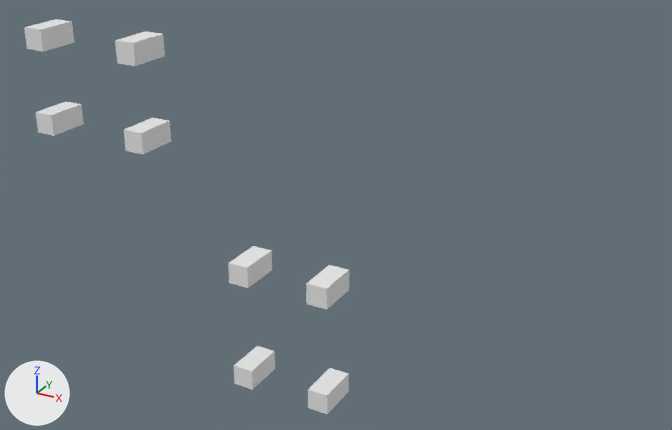
The OBJ model Graph-ML-Seminar/03-Building Graph Representation/assets/columns.obj as it was, and as the next commit left it.
Before and after are seen from a camera (50 mm lens) standing at (69.2, -54.1, 47.5) and looking at (30.4, 16.4, 12.2). The lights are fixed; the arrows at lower left show +X, +Y and +Z. The first picture is the older version. Where no turn or scale is listed for an object, it has been applied to the vertices.

Script lines for the objects in view, before the commit:
```python
me_columns = bpy.data.meshes.new('columns')
me_columns.from_pydata(...)  # a box spanning x 20.2..21.8, y -9.0..-6.0, z 26.2..27.8; a box spanning x 20.2..21.8, y -9.0..-6.0, z 32.2..33.8; a box spanning x 28.2..29.8, y -9.0..-6.0, z 26.2..27.8; a box spanning x 28.2..29.8, y -9.0..-6.0, z 32.2..33.8; a box spanning x 36.2..37.8, y -9.0..-6.0, z 10.2..11.8; a box spanning x 42.2..43.8, y -9.0..-6.0, z 10.2..11.8; a box spanning x 36.2..37.8, y -9.0..-6.0, z 18.2..19.8; a box spanning x 42.2..43.8, y -9.0..-6.0, z 18.2..19.8
me_columns.materials.append(mat_color_000)  # white #e7e7e7
ob_columns = bpy.data.objects.new('columns', me_columns)
ob_columns.location = (0.0, 0.0, 0.0)
```
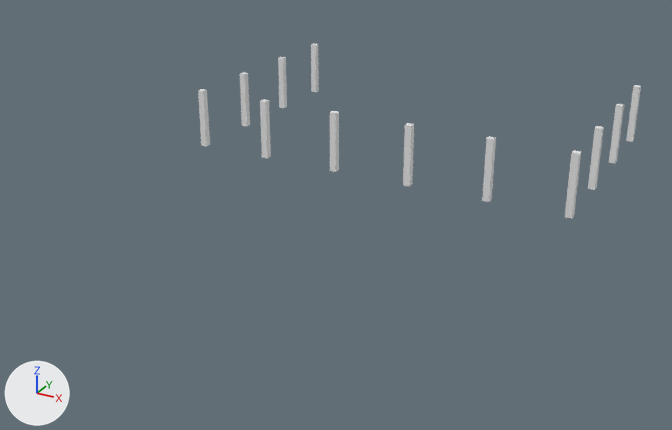
Pixel boxes [x1, y1, x2, y2] of what changed, in the pictures (672 x 430 px):
'columns', reshaped (36% wider, 56% shorter): before [24, 19, 349, 414]; after [198, 44, 641, 219]
part 1 of me_columns, added: after [626, 85, 641, 142]
part 2 of me_columns, added: after [588, 126, 604, 190]
part 3 of me_columns, added: after [609, 104, 624, 164]
part 4 of me_columns, added: after [565, 150, 581, 219]
part 5 of me_columns, added: after [260, 99, 271, 158]
part 6 of me_columns, added: after [330, 111, 339, 172]
part 7 of me_columns, added: after [403, 123, 414, 186]
part 8 of me_columns, added: after [482, 136, 496, 202]
part 9 of me_columns, added: after [198, 89, 210, 147]
part 10 of me_columns, added: after [311, 44, 319, 92]
part 11 of me_columns, added: after [240, 72, 250, 127]
part 12 of me_columns, added: after [278, 57, 287, 108]
part 13 of me_columns, deleted: before [36, 102, 84, 136]
part 14 of me_columns, deleted: before [234, 346, 275, 389]
part 15 of me_columns, deleted: before [24, 19, 74, 52]
part 16 of me_columns, deleted: before [308, 368, 349, 414]
part 17 of me_columns, deleted: before [124, 118, 171, 154]
part 18 of me_columns, deleted: before [228, 246, 272, 288]
part 19 of me_columns, deleted: before [115, 31, 165, 66]
part 20 of me_columns, deleted: before [306, 265, 349, 310]

What changed in the scene script:
```text
Change me_columns:
    used by ob_columns; location = (0.0, 0.0, 0.0)
    remove me_columns.from_pydata(...)  # 64 vertices, 48 faces; spans x 20.2..43.8, y -9.0..-6.0, z 10.2..33.8
    remove me_columns.materials.append(mat_color_000)  # white #e7e7e7
    add me_columns.from_pydata(...)  # 96 vertices, 72 faces; spans x 8.4..50.4, y 25.2..50.4, z 12.7..19.0
    me_columns part 1: a new loose piece, a box spanning x 49.7..50.4, y 49.7..50.4, z 12.7..19.05
    me_columns part 2: a new loose piece, a box spanning x 49.7..50.4, y 33.25..33.95, z 12.7..19.05
    me_columns part 3: a new loose piece, a box spanning x 49.7..50.4, y 41.65..42.35, z 12.7..19.05
    me_columns part 4: a new loose piece, a box spanning x 49.7..50.4, y 25.2..25.9, z 12.7..19.05
    me_columns part 5: a new loose piece, a box spanning x 16.45..17.15, y 25.2..25.9, z 12.7..19.05
    me_columns part 6: a new loose piece, a box spanning x 24.85..25.55, y 25.2..25.9, z 12.7..19.05
    me_columns part 7: a new loose piece, a box spanning x 33.25..33.95, y 25.2..25.9, z 12.7..19.05
    me_columns part 8: a new loose piece, a box spanning x 41.65..42.35, y 25.2..25.9, z 12.7..19.05
    me_columns part 9: a new loose piece, a box spanning x 8.4..9.1, y 25.2..25.9, z 12.7..19.05
    me_columns part 10: a new loose piece, a box spanning x 8.4..9.1, y 49.7..50.4, z 12.7..19.05
    me_columns part 11: a new loose piece, a box spanning x 8.4..9.1, y 33.25..33.95, z 12.7..19.05
    me_columns part 12: a new loose piece, a box spanning x 8.4..9.1, y 41.65..42.35, z 12.7..19.05
    me_columns part 13: the loose piece of 8 vertices spanning x 20.2..21.8, y -9.0..-6.0, z 26.2..27.8 is deleted
    me_columns part 14: the loose piece of 8 vertices spanning x 36.2..37.8, y -9.0..-6.0, z 10.2..11.8 is deleted
    me_columns part 15: the loose piece of 8 vertices spanning x 20.2..21.8, y -9.0..-6.0, z 32.2..33.8 is deleted
    me_columns part 16: the loose piece of 8 vertices spanning x 42.2..43.8, y -9.0..-6.0, z 10.2..11.8 is deleted
    me_columns part 17: the loose piece of 8 vertices spanning x 28.2..29.8, y -9.0..-6.0, z 26.2..27.8 is deleted
    me_columns part 18: the loose piece of 8 vertices spanning x 36.2..37.8, y -9.0..-6.0, z 18.2..19.8 is deleted
    me_columns part 19: the loose piece of 8 vertices spanning x 28.2..29.8, y -9.0..-6.0, z 32.2..33.8 is deleted
    me_columns part 20: the loose piece of 8 vertices spanning x 42.2..43.8, y -9.0..-6.0, z 18.2..19.8 is deleted
```
